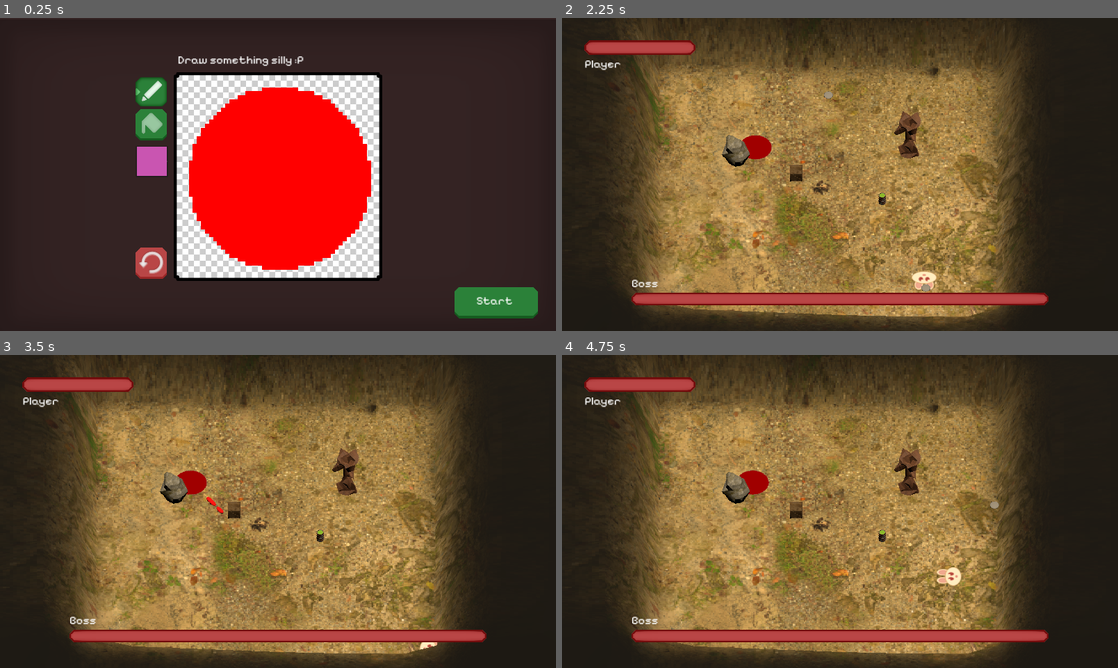
Above: before the commit, frames 1-4 (two rows, left to right).
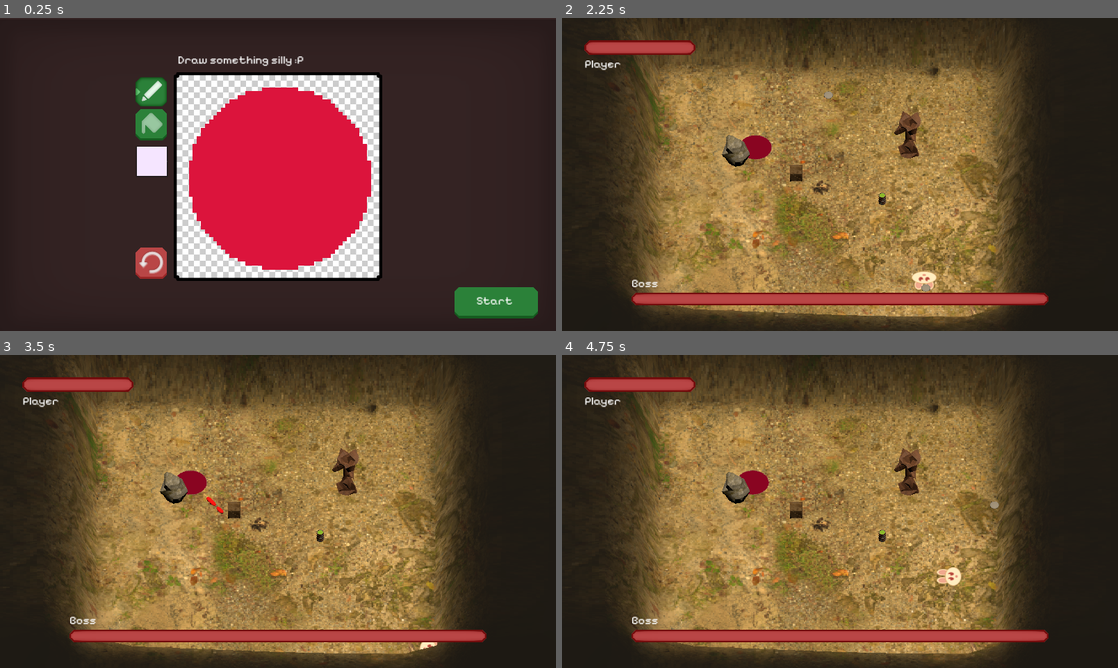
Above: after the commit, the same moments.

Repository: sticks-stuff/ggj
Game: Godot game, scene res://scenes/player_draw_pane.tscn
The game is run twice, just before and just after one commit, with the same random seed, the same clock (stepped at 60 frames per second) and the same inputs.
Inputs:
- Up to frame 1 (0.25 s): no input
- Up to frame 2 (2.25 s): click "Start" at 0.5 s; hold D (right) 1.28-2.03 s; hold Space (fire) 1.28-2.03 s; hold S (down) from 2.03 s (still down); tap Space (fire) at 2.1 s
- Up to frame 3 (3.5 s): release S (down) at 2.78 s; hold D (right) from 2.78 s (still down); hold Space (fire) from 2.78 s (still down)
- Up to frame 4 (4.75 s): release D (right) at 3.53 s; release Space (fire) at 3.53 s; hold W (up) 3.53-4.28 s; tap Space (fire) at 3.6 s; hold A (left) from 4.28 s (still down); hold Space (fire) from 4.28 s (still down)

The runs differ from the first frame. In frame 1, 16% of the frame differs, in the area x 24-67%, y 22-81%; in frame 2, 0.3%; in frame 3, 0.3%; in frame 4, 0.3%.

Commit message:
Change default draw colours

Diff:
--- a/scenes/player_draw_pane.tscn
+++ b/scenes/player_draw_pane.tscn
@@ -116,7 +116,7 @@
 grow_horizontal = 2
 grow_vertical = 2
 text = "Colour picker"
-color = Color(0.788235, 0.333333, 0.694118, 1)
+color = Color(0.960784, 0.898039, 1, 1)
 
 [node name="Border" type="NinePatchRect" parent="."]
 layout_mode = 1
--- a/scripts/canvas.gd
+++ b/scripts/canvas.gd
@@ -31,7 +31,7 @@
 		for x in range(height):
 			var color = Color.TRANSPARENT
 			if Vector2(x, y).distance_to(mid) <= radius:
-				color = Color.RED
+				color = Color.CRIMSON
 			line.append(color)
 		pixels.append(line)
 	undo_stack.append(pixels.duplicate(true))
